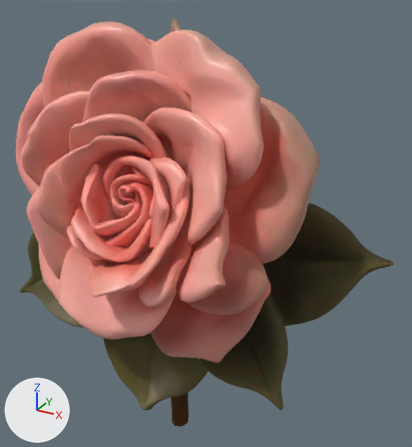
One commit to the glTF model assets/models/coral_garden_rose.glb: the scene before it, then after it.
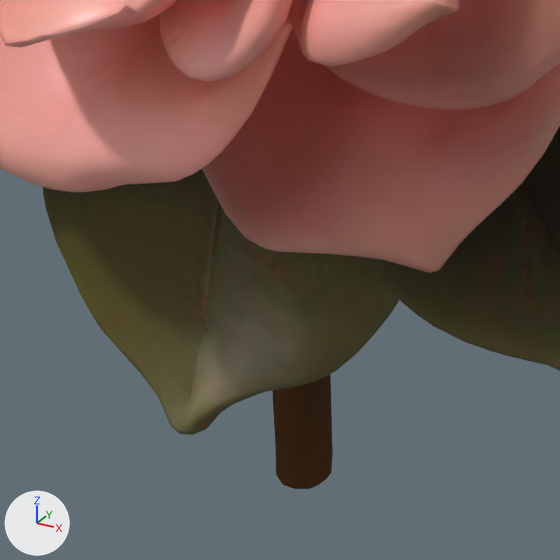
Each version appears first whole from a 50 mm camera at (1.129, -1.645, 2.052) aimed at (0.132, 0.169, 1.145), and next in a close-up on the part from 22% to 62% of the width and 63% to 100% of the height. Every picture has the same lights, and +X, +Y and +Z are marked at lower left. The older version's two pictures come first. Where no turn or scale is listed for an object, it has been applied to the vertices. Vertices at exactly the same position are counted once.

The scene before the commit, as lines of its bpy script (objects in view):
```python
me_model = bpy.data.meshes.new('model')
me_model.from_pydata(...)  # 14982 vertices, 30000 faces; spans x -0.83..0.84, y -0.39..0.39, z 0.0..1.9
me_model.materials.append(mat_model)
ob_model = bpy.data.objects.new('model', me_model)
ob_model.location = (0.0, 0.0, 0.0)
```
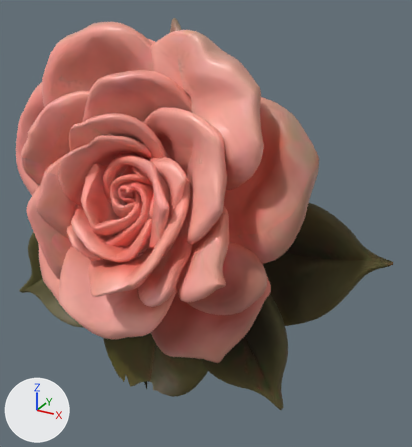
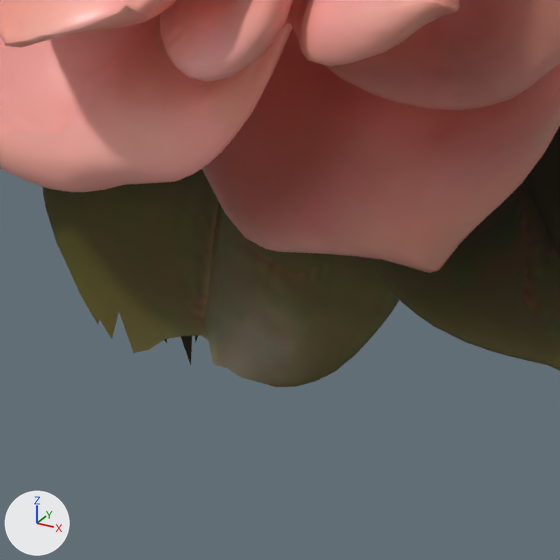
What the commit changed:
me_model is used by ob_model.
me_model had 14982 vertices, 30000 faces and spanned x -0.83..0.84, y -0.39..0.39, z 0.0..1.9.
me_model now has 14745 vertices, 29463 faces and spans x -0.83..0.84, y -0.39..0.39, z 0.35..1.9.
me_model part 1: 237 vertices removed from x -0.22..0.09, y -0.05..0.28, z 0.0..0.4.
Other edits to the shape of me_model do not show in these pictures.

Pixel boxes [x1, y1, x2, y2] of what changed, in the close-ups (560 x 560 px):
'model', reshaped: before [0, 0, 560, 489]; after [0, 0, 560, 387]
part 1 of me_model, deleted: before [98, 319, 333, 489]
